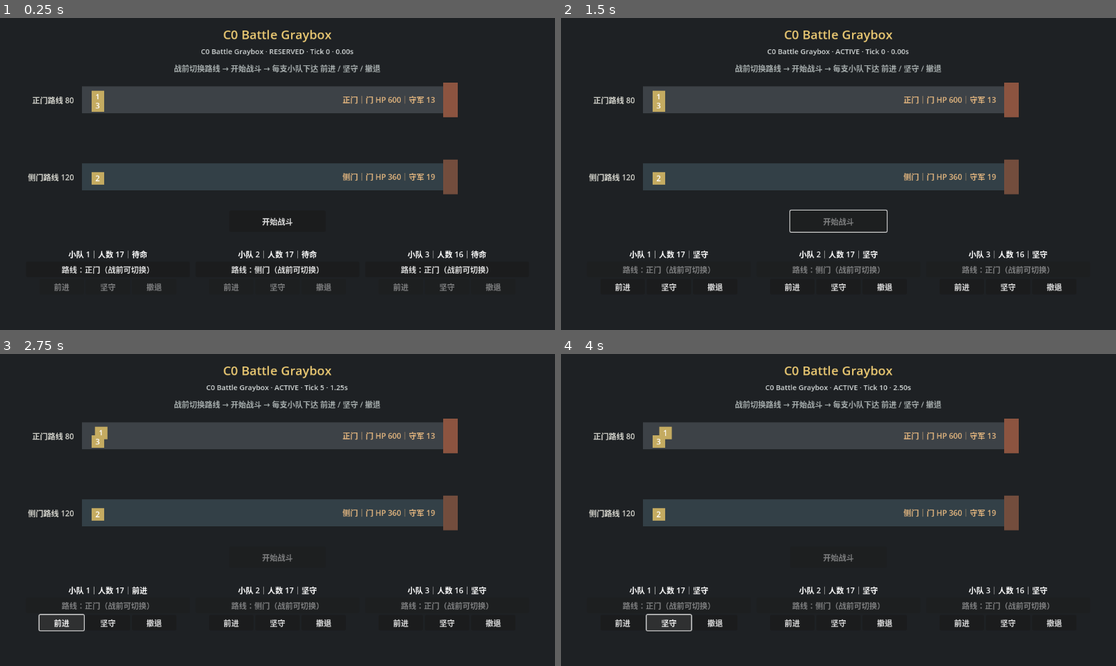
Above: before the commit, frames 1-4 (two rows, left to right).
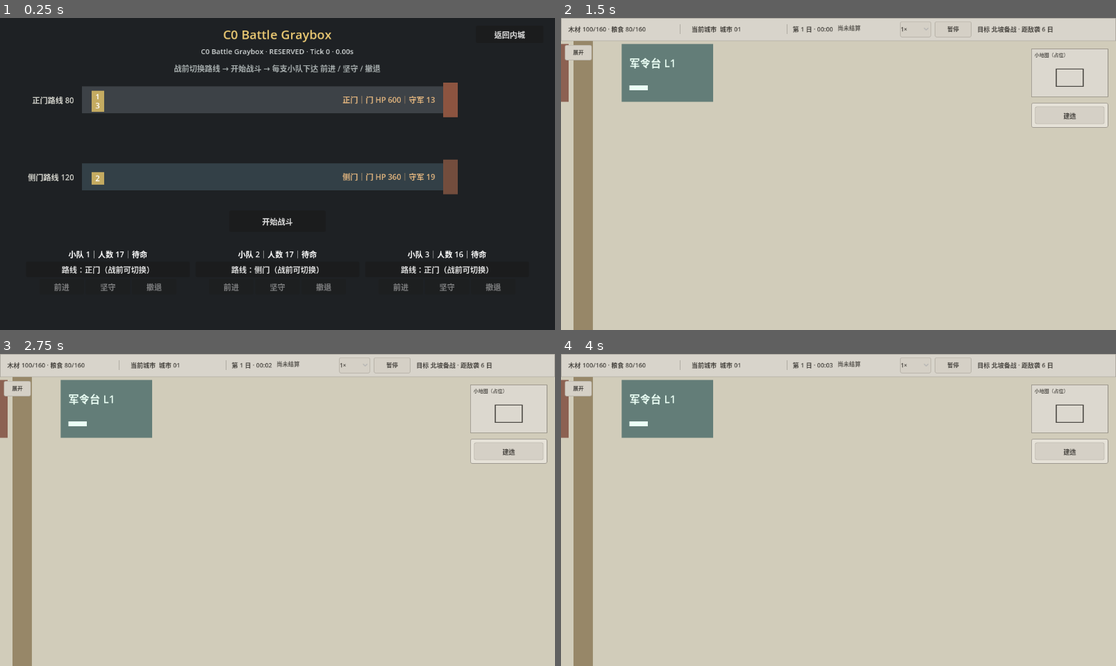
Above: after the commit, the same moments.

Repository: dodabojcuk-sys/Peace-Under-Heaven
Game: Godot game, scene res://scenes/c0_battle_graybox.tscn
Two runs of this game, one before a commit and one after it. Both use one fixed random seed, a clock stepped at 60 frames per second and the inputs below. This scene is started directly instead of the project's main scene.
Inputs (mouse positions are in pixels of both pictures, inside the frame that each line leads up to):
- Up to frame 1 (0.25 s): no input
- Up to frame 2 (1.5 s): click (1071, 33) at 0.5 s, where only the run after the commit has a clickable "返回内城"; click (838, 220) at 1.25 s, where only the run before the commit has a clickable "开始战斗"
- Up to frame 3 (2.75 s): click (61, 622) at 2 s, where only the run before the commit has a clickable "前进"
- Up to frame 4 (4 s): click (916, 366) at 2.75 s, where only the run after the commit has a clickable "1×"; click (666, 622) at 3.5 s, where only the run before the commit has a clickable "坚守"

The runs differ from the first frame. In frame 1, 0.1% of the frame differs, in the area x 89-95%, y 4-7%; in frame 2, 100%; in frame 3, 100%; in frame 4, 100%, in the area x 0-100%, y 0-100%.

Commit message:
fix: add safe battle exit and city return

Diff:
--- a/scenes/c0_battle_graybox.tscn
+++ b/scenes/c0_battle_graybox.tscn
@@ -30,6 +30,13 @@
 theme_override_font_sizes/font_size = 26
 text = "C0 Battle Graybox"
 horizontal_alignment = 1
+
+[node name="ExitButton" type="Button" parent="UI/RootPanel"]
+offset_left = 988.0
+offset_top = 16.0
+offset_right = 1128.0
+offset_bottom = 52.0
+text = "返回内城"
 
 [node name="StatusLabel" type="Label" parent="UI/RootPanel"]
 offset_left = 24.0
@@ -135,6 +142,54 @@
 theme_override_constants/separation = 12
 alignment = 1
 
+[node name="ExitInputBlocker" type="ColorRect" parent="UI/RootPanel"]
+visible = false
+layout_mode = 0
+offset_right = 1152.0
+offset_bottom = 648.0
+mouse_filter = 0
+color = Color(0.02, 0.025, 0.03, 0.68)
+
+[node name="ExitConfirmation" type="Panel" parent="UI/RootPanel"]
+visible = false
+offset_left = 376.0
+offset_top = 206.0
+offset_right = 776.0
+offset_bottom = 422.0
+mouse_filter = 0
+
+[node name="Title" type="Label" parent="UI/RootPanel/ExitConfirmation"]
+offset_left = 20.0
+offset_top = 20.0
+offset_right = 380.0
+offset_bottom = 52.0
+theme_override_font_sizes/font_size = 20
+text = "退出战斗？"
+horizontal_alignment = 1
+
+[node name="Message" type="Label" parent="UI/RootPanel/ExitConfirmation"]
+offset_left = 24.0
+offset_top = 62.0
+offset_right = 376.0
+offset_bottom = 132.0
+text = "确认退出将按全军撤退结算。\n撤退途中仍可能产生伤亡。"
+horizontal_alignment = 1
+vertical_alignment = 1
+
+[node name="CancelButton" type="Button" parent="UI/RootPanel/ExitConfirmation"]
+offset_left = 48.0
+offset_top = 152.0
+offset_right = 188.0
+offset_bottom = 196.0
+text = "取消"
+
+[node name="ConfirmButton" type="Button" parent="UI/RootPanel/ExitConfirmation"]
+offset_left = 212.0
+offset_top = 152.0
+offset_right = 352.0
+offset_bottom = 196.0
+text = "确认撤退"
+
 [node name="ResultInputBlocker" type="ColorRect" parent="UI/RootPanel"]
 visible = false
 layout_mode = 0
@@ -175,4 +230,4 @@
 offset_top = 210.0
 offset_right = 328.0
 offset_bottom = 254.0
-text = "返回城市"
+text = "返回内城"
--- a/scripts/combat/c0_battle_graybox.gd
+++ b/scripts/combat/c0_battle_graybox.gd
@@ -3,6 +3,7 @@
 
 
 signal formal_return_completed(summary: Dictionary)
+signal formal_entry_cancelled
 
 const CITY_SCENE: PackedScene = preload("res://scenes/blank_map.tscn")
 const DEBUG_PLAYER_COUNT := 50
@@ -20,10 +21,23 @@
 	$UI/RootPanel/SideLane/StateLabel
 )
 @onready var start_button: Button = $UI/RootPanel/StartButton
+@onready var exit_button: Button = $UI/RootPanel/ExitButton
 @onready var squad_controls: HBoxContainer = (
 	$UI/RootPanel/SquadControls
 )
 @onready var marker_layer: Control = $UI/RootPanel/MarkerLayer
+@onready var exit_input_blocker: ColorRect = (
+	$UI/RootPanel/ExitInputBlocker
+)
+@onready var exit_confirmation: Panel = (
+	$UI/RootPanel/ExitConfirmation
+)
+@onready var exit_cancel_button: Button = (
+	$UI/RootPanel/ExitConfirmation/CancelButton
+)
+@onready var exit_confirm_button: Button = (
+	$UI/RootPanel/ExitConfirmation/ConfirmButton
+)
 @onready var result_input_blocker: ColorRect = (
 	$UI/RootPanel/ResultInputBlocker
 )
@@ -48,11 +62,17 @@
 var _squad_ui: Dictionary = {}
 var _squad_markers: Dictionary = {}
 var _confirmed_summary: Dictionary = {}
+var _exit_in_progress := false
+var _return_requested := false
+var _resume_timer_after_exit_cancel := false
 
 
 func _ready() -> void:
 	tick_timer.timeout.connect(_on_tick_timeout)
 	start_button.pressed.connect(start_battle)
+	exit_button.pressed.connect(request_exit_or_return)
+	exit_cancel_button.pressed.connect(cancel_exit_confirmation)
+	exit_confirm_button.pressed.connect(confirm_exit_as_retreat)
 	confirm_button.pressed.connect(confirm_pending_result)
 	return_button.pressed.connect(request_return_to_city)
 	if formal_city_mode:
@@ -64,6 +84,28 @@
 	_refresh_battle_ui()
 
 
+func _unhandled_input(event: InputEvent) -> void:
+	if (
+		event is not InputEventKey
+		or not event.pressed
+		or event.echo
+		or event.keycode != KEY_ESCAPE
+	):
+		return
+	if exit_confirmation.visible:
+		cancel_exit_confirmation()
+		get_viewport().set_input_as_handled()
+		return
+	if request_exit_or_return():
+		get_viewport().set_input_as_handled()
+		return
+	if (
+		request != null
+		and request.phase == BattleRequest.PHASE_RESULT_PENDING
+	):
+		get_viewport().set_input_as_handled()
+
+
 func configure_formal_city(
 	city_scene_value: Node2D,
 	city_controller_value: Node,
@@ -89,6 +131,98 @@
 		_set_command_buttons_disabled(int(squad_id), false)
 	tick_timer.start()
 	_refresh_battle_ui()
+	return true
+
+
+func request_exit_or_return() -> bool:
+	if _exit_in_progress or request == null:
+		return false
+	if request.phase == BattleRequest.PHASE_RESERVED:
+		return _return_before_battle()
+	if request.phase == BattleRequest.PHASE_ACTIVE:
+		return open_exit_confirmation()
+	if request.phase == BattleRequest.PHASE_APPLIED:
+		return request_return_to_city() != null
+	return false
+
+
+func open_exit_confirmation() -> bool:
+	if (
+		_exit_in_progress
+		or request == null
+		or request.phase != BattleRequest.PHASE_ACTIVE
+		or exit_confirmation.visible
+	):
+		return false
+	_resume_timer_after_exit_cancel = not tick_timer.is_stopped()
+	tick_timer.stop()
+	exit_input_blocker.visible = true
+	exit_confirmation.visible = true
+	_refresh_exit_ui()
+	return true
+
+
+func cancel_exit_confirmation() -> bool:
+	if not exit_confirmation.visible or _exit_in_progress:
+		return false
+	exit_confirmation.visible = false
+	exit_input_blocker.visible = false
+	if (
+		_resume_timer_after_exit_cancel
+		and request != null
+		and request.phase == BattleRequest.PHASE_ACTIVE
+	):
+		tick_timer.start()
+	_resume_timer_after_exit_cancel = false
+	_refresh_exit_ui()
+	return true
+
+
+func confirm_exit_as_retreat() -> bool:
+	if (
+		_exit_in_progress
+		or not exit_confirmation.visible
+		or request == null
+		or request.phase != BattleRequest.PHASE_ACTIVE
+		or coordinator.active_session == null
+	):
+		return false
+	_exit_in_progress = true
+	_resume_timer_after_exit_cancel = false
+	tick_timer.stop()
+	exit_confirm_button.disabled = true
+	exit_cancel_button.disabled = true
+	exit_confirmation.visible = false
+	exit_input_blocker.visible = true
+
+	var battle_result := coordinator.advance_battle_tick()
+	if battle_result == null:
+		for squad in coordinator.active_session.squads:
+			if int(squad.total_hp) <= 0 or bool(squad.exited):
+				continue
+			if coordinator.issue_order(
+				int(squad.squad_id),
+				BattleOrder.Command.RETREAT
+			) == null:
+				_fail_exit_as_retreat(
+					"全军撤退命令未能进入确定性命令队列"
+				)
+				return false
+		for _tick in range(BattleSession.MAX_BATTLE_TICKS + 2):
+			battle_result = coordinator.advance_battle_tick()
+			if battle_result != null:
+				break
+	if battle_result == null:
+		_fail_exit_as_retreat("全军撤退未生成正式战果")
+		return false
+
+	_show_pending_result(battle_result)
+	if confirm_pending_result().is_empty():
+		_fail_exit_as_retreat("全军撤退战果未能原子写回城市")
+		return false
+	if request_return_to_city() == null:
+		_fail_exit_as_retreat("全军撤退战果已写回，但返回契约创建失败")
+		return false
 	return true
 
 
@@ -145,6 +279,7 @@
 	)
 	return_button.visible = true
 	return_button.disabled = false
+	_refresh_exit_ui()
 	return summary
 
 
@@ -152,6 +287,11 @@
 	var return_to_city := coordinator.request_return_to_city()
 	if return_to_city == null:
 		return null
+	if _return_requested:
+		return return_to_city
+	_exit_in_progress = true
+	_return_requested = true
+	exit_button.disabled = true
 	return_button.disabled = true
 	call_deferred("_complete_return_after_input_guard")
 	return return_to_city
@@ -170,6 +310,25 @@
 	return true
 
 
+func _return_before_battle() -> bool:
+	if not coordinator.cancel_request():
+		return false
+	_exit_in_progress = true
+	exit_button.disabled = true
+	start_button.disabled = true
+	call_deferred("_complete_prebattle_return_after_input_guard")
+	return true
+
+
+func _complete_prebattle_return_after_input_guard() -> void:
+	await get_tree().process_frame
+	$UI/RootPanel.visible = false
+	_restore_city_presentation()
+	if formal_city_mode:
+		formal_entry_cancelled.emit()
+		queue_free()
+
+
 func abort_formal_entry() -> void:
 	if not formal_city_mode:
 		return
@@ -195,6 +354,16 @@
 	):
 		await get_tree().process_frame
 	complete_return_for_test(Engine.get_process_frames())
+
+
+func _fail_exit_as_retreat(message: String) -> void:
+	push_error(message)
+	_exit_in_progress = false
+	exit_input_blocker.visible = false
+	exit_confirmation.visible = false
+	exit_confirm_button.disabled = false
+	exit_cancel_button.disabled = false
+	_refresh_exit_ui()
 
 
 func _create_city_fixture() -> void:
@@ -373,6 +542,7 @@
 func _refresh_battle_ui() -> void:
 	if request == null:
 		status_label.text = "C0 Battle Graybox · 请求创建失败"
+		_refresh_exit_ui()
 		return
 	var tick := (
 		coordinator.active_session.current_tick
@@ -418,6 +588,30 @@
 			route_name
 		)
 		_update_marker(squad_id, state)
+	_refresh_exit_ui()
+
+
+func _refresh_exit_ui() -> void:
+	if request == null:
+		exit_button.text = "返回内城"
+		exit_button.disabled = true
+		return
+	if request.phase == BattleRequest.PHASE_RESERVED:
+		exit_button.text = "返回内城"
+	elif request.phase == BattleRequest.PHASE_ACTIVE:
+		exit_button.text = "退出战斗"
+	elif request.phase == BattleRequest.PHASE_RESULT_PENDING:
+		exit_button.text = "请先确认战果"
+	elif request.phase == BattleRequest.PHASE_APPLIED:
+		exit_button.text = "返回内城"
+	else:
+		exit_button.text = "正在返回"
+	exit_button.disabled = (
+		_exit_in_progress
+		or exit_confirmation.visible
+		or request.phase == BattleRequest.PHASE_RESULT_PENDING
+		or request.phase == BattleRequest.PHASE_CANCELLED
+	)
 
 
 func _get_display_route_state(route_id: StringName) -> Dictionary:
@@ -476,6 +670,8 @@
 
 
 func _show_pending_result(battle_result: BattleResult) -> void:
+	exit_confirmation.visible = false
+	exit_input_blocker.visible = false
 	result_input_blocker.visible = true
 	result_panel.visible = true
 	confirm_button.visible = true
@@ -493,6 +689,7 @@
 	)
 	for squad_id in _squad_ui:
 		_set_command_buttons_disabled(int(squad_id), true)
+	_refresh_exit_ui()
 
 
 func _set_command_buttons_disabled(squad_id: int, disabled: bool) -> void:
--- a/scripts/construction_controller.gd
+++ b/scripts/construction_controller.gd
@@ -730,6 +730,7 @@
 		get_first_war_committed_count()
 	)
 	battle.formal_return_completed.connect(_on_first_war_returned)
+	battle.formal_entry_cancelled.connect(_on_first_war_entry_cancelled)
 	first_war_state = FirstWarState.IN_BATTLE
 	_formal_battle_scene = battle
 	get_tree().root.add_child(battle)
@@ -849,6 +850,17 @@
 	else:
 		first_war_state = FirstWarState.IN_BATTLE
 	first_war_result.visible = true
+	_refresh_city_ui()
+	city_state_changed.emit()
+
+
+func _on_first_war_entry_cancelled() -> void:
+	_formal_battle_scene = null
+	if (
+		first_war_state == FirstWarState.IN_BATTLE
+		and _active_battle_reservation.is_empty()
+	):
+		first_war_state = FirstWarState.PENDING
 	_refresh_city_ui()
 	city_state_changed.emit()
 
--- a/tests/run_c0c_graybox_scene_smoke.gd
+++ b/tests/run_c0c_graybox_scene_smoke.gd
@@ -29,8 +29,9 @@
 	)
 	_check(
 		not scene.has_method("_input")
+			and scene.has_method("_unhandled_input")
 			and scene.city_scene.has_method("_input"),
-		"灰盒不创建第二个原始 _input 所有者"
+		"灰盒仅用 _unhandled_input 接收 Esc，不创建第二个原始 _input 所有者"
 	)
 	_check(
 		not scene.city_scene.visible
--- /dev/null
+++ b/tests/run_c0f_battle_exit_return_smoke.gd
@@ -0,0 +1,314 @@
+extends SceneTree
+
+
+const CITY_SCENE: PackedScene = preload("res://scenes/blank_map.tscn")
+
+var failures: Array[String] = []
+
+
+func _initialize() -> void:
+	call_deferred("_run")
+
+
+func _run() -> void:
+	root.size = Vector2i(1152, 648)
+	await _check_prebattle_button_return()
+	await _check_prebattle_escape_return()
+	await _check_active_exit_cancel()
+	await _check_active_exit_confirm()
+	await _check_result_pending_escape_and_postbattle_return()
+	_check_window_quit_is_not_intercepted()
+	_finish()
+
+
+func _check_prebattle_button_return() -> void:
+	var setup := await _make_pending_city(30)
+	var scene: Node2D = setup.scene
+	var city: Node = setup.city
+	var before: Dictionary = city.get_city_state()
+	_check(city.enter_first_war_battle(), "战前返回测试进入正式 C0")
+	var battle := city.get_formal_battle_scene() as C0BattleGraybox
+	_check(
+		battle != null
+			and battle.exit_button.visible
+			and battle.exit_button.text == "返回内城",
+		"RESERVED 阶段始终显示返回内城"
+	)
+	if battle == null:
+		scene.queue_free()
+		await process_frame
+		return
+	_check(battle.request_exit_or_return(), "战前按钮启动无战果返回")
+	_check(not battle.request_exit_or_return(), "战前返回具备防重入保护")
+	await process_frame
+	await process_frame
+	_check(
+		scene.visible
+			and scene.process_mode == Node.PROCESS_MODE_INHERIT
+			and city.get_formal_battle_scene() == null
+			and city.get_first_war_state_id() == &"PENDING",
+		"战前按钮返回同一内城并恢复首战待处理状态"
+	)
+	var after: Dictionary = city.get_city_state()
+	_check(
+		int(after.infantry_count) == int(before.infantry_count)
+			and Dictionary(after.active_battle_reservation).is_empty()
+			and after.last_battle_result_summary
+				== before.last_battle_result_summary,
+		"战前返回释放预留且不写战果或损失"
+	)
+	scene.queue_free()
+	await process_frame
+
+
+func _check_prebattle_escape_return() -> void:
+	var setup := await _make_pending_city(30)
+	var scene: Node2D = setup.scene
+	var city: Node = setup.city
+	var before: Dictionary = city.get_city_state()
+	_check(city.enter_first_war_battle(), "战前 Esc 测试进入正式 C0")
+	var battle := city.get_formal_battle_scene() as C0BattleGraybox
+	if battle == null:
+		_check(false, "战前 Esc 测试取得正式 C0")
+		scene.queue_free()
+		await process_frame
+		return
+	battle._unhandled_input(_escape_event())
+	await process_frame
+	await process_frame
+	var after: Dictionary = city.get_city_state()
+	_check(
+		city.get_formal_battle_scene() == null
+			and city.get_first_war_state_id() == &"PENDING"
+			and int(after.infantry_count) == int(before.infantry_count)
+			and Dictionary(after.active_battle_reservation).is_empty(),
+		"战前 Esc 与按钮一致：零战果返回并释放预留"
+	)
+	scene.queue_free()
+	await process_frame
+
+
+func _check_active_exit_cancel() -> void:
+	var setup := await _make_pending_city(30)
+	var scene: Node2D = setup.scene
+	var city: Node = setup.city
+	_check(city.enter_first_war_battle(), "战中取消测试进入正式 C0")
+	var battle := city.get_formal_battle_scene() as C0BattleGraybox
+	if battle == null:
+		_check(false, "战中取消测试取得正式 C0")
+		scene.queue_free()
+		await process_frame
+		return
+	_check(battle.start_battle(), "战中取消测试启动 BattleSession")
+	var digest_before: String = (
+		battle.coordinator.active_session.get_state_digest()
+	)
+	battle._unhandled_input(_escape_event())
+	_check(
+		battle.exit_confirmation.visible
+			and battle.exit_input_blocker.visible
+			and battle.tick_timer.is_stopped(),
+		"战中 Esc 只打开单个确认框并冻结战斗输入与 tick"
+	)
+	_check(
+		battle.get_node("UI/RootPanel").find_children(
+			"ExitConfirmation",
+			"Panel",
+			true,
+			false
+		).size() == 1,
+		"连续退出请求不会创建第二个确认框节点"
+	)
+	_check(
+		not battle.open_exit_confirmation(),
+		"确认框打开时拒绝重复退出请求"
+	)
+	_check(battle.cancel_exit_confirmation(), "取消退出关闭确认框")
+	_check(
+		not battle.exit_confirmation.visible
+			and not battle.exit_input_blocker.visible
+			and not battle.tick_timer.is_stopped()
+			and battle.coordinator.active_session.get_state_digest()
+				== digest_before,
+		"取消退出恢复原战斗且未改变权威状态"
+	)
+	battle.tick_timer.stop()
+	battle._unhandled_input(_escape_event())
+	battle._unhandled_input(_escape_event())
+	_check(
+		not battle.exit_confirmation.visible,
+		"连续 Esc 不叠加确认框，第二次按键等同取消"
+	)
+	battle.open_exit_confirmation()
+	battle.confirm_exit_as_retreat()
+	await process_frame
+	await process_frame
+	scene.queue_free()
+	await process_frame
+
+
+func _check_active_exit_confirm() -> void:
+	var setup := await _make_pending_city(30)
+	var scene: Node2D = setup.scene
+	var city: Node = setup.city
+	var before: Dictionary = city.get_city_state()
+	_check(city.enter_first_war_battle(), "全军撤退测试进入正式 C0")
+	var battle := city.get_formal_battle_scene() as C0BattleGraybox
+	if battle == null:
+		_check(false, "全军撤退测试取得正式 C0")
+		scene.queue_free()
+		await process_frame
+		return
+	_check(battle.start_battle(), "全军撤退测试启动 BattleSession")
+	battle.tick_timer.stop()
+	_check(battle.open_exit_confirmation(), "战中退出先显示后果确认")
+	_check(
+		battle.confirm_exit_as_retreat(),
+		"确认退出通过确定性全军撤退生成并应用正式战果"
+	)
+	var after_apply: Dictionary = city.get_city_state()
+	_check(
+		StringName(after_apply.last_battle_result_summary.outcome) == &"RETREAT"
+			and int(after_apply.infantry_count)
+				== int(before.infantry_count)
+					- int(
+						after_apply.last_battle_result_summary.casualty_count
+					)
+			and Dictionary(after_apply.active_battle_reservation).is_empty(),
+		"战中退出写回一次撤退伤亡并清理兵力事务"
+	)
+	_check(
+		not battle.confirm_exit_as_retreat(),
+		"双击确认被退出防重入保护拒绝"
+	)
+	await process_frame
+	await process_frame
+	_check(
+		city.get_formal_battle_scene() == null
+			and scene.visible
+			and scene.process_mode == Node.PROCESS_MODE_INHERIT
+			and scene.get_node("Camera2D").enabled
+			and city.get_first_war_state_id() == &"IN_BATTLE",
+		"全军撤退返回同一内城并恢复输入、镜头和战后摘要门禁"
+	)
+	var after_return: Dictionary = city.get_city_state()
+	_check(
+		after_return == after_apply,
+		"场景返回不会再次应用撤退战果"
+	)
+	scene.queue_free()
+	await process_frame
+
+
+func _check_result_pending_escape_and_postbattle_return() -> void:
+	var setup := await _make_pending_city(50)
+	var scene: Node2D = setup.scene
+	var city: Node = setup.city
+	_check(city.enter_first_war_battle(), "战后返回测试进入正式 C0")
+	var battle := city.get_formal_battle_scene() as C0BattleGraybox
+	if battle == null:
+		_check(false, "战后返回测试取得正式 C0")
+		scene.queue_free()
+		await process_frame
+		return
+	for squad in battle.request.committed_force.squads:
+		battle.set_squad_route(
+			int(squad.squad_id),
+			CommittedForceSnapshot.SIDE_ROUTE
+		)
+	_check(battle.start_battle(), "战后返回测试启动 BattleSession")
+	battle.tick_timer.stop()
+	for squad in battle.coordinator.active_session.squads:
+		battle.issue_squad_order(
+			int(squad.squad_id),
+			BattleOrder.Command.ADVANCE
+		)
+	var result: BattleResult = battle.step_battle_for_test(
+		BattleSession.MAX_BATTLE_TICKS
+	)
+	_check(result != null, "战后返回测试生成真实战果")
+	if result == null:
+		battle.abort_formal_entry()
+		scene.queue_free()
+		await process_frame
+		return
+	var before_escape: Dictionary = city.get_city_state()
+	battle._unhandled_input(_escape_event())
+	_check(
+		battle.request.phase == BattleRequest.PHASE_RESULT_PENDING
+			and battle.result_panel.visible
+			and city.get_city_state() == before_escape,
+		"RESULT_PENDING 的 Esc 不绕过战果确认或提前写回"
+	)
+	var summary: Dictionary = battle.confirm_pending_result()
+	_check(
+		not summary.is_empty()
+			and battle.exit_button.text == "返回内城"
+			and not battle.exit_button.disabled,
+		"战果确认后全局主操作变为返回内城"
+	)
+	var after_apply: Dictionary = city.get_city_state()
+	_check(battle.request_exit_or_return(), "战后全局入口返回内城")
+	_check(
+		not battle.request_exit_or_return(),
+		"重复战后返回请求被防重入保护拒绝"
+	)
+	await process_frame
+	await process_frame
+	_check(
+		city.get_formal_battle_scene() == null
+			and city.get_city_state() == after_apply,
+		"战后返回恢复城市且不重复写回战果"
+	)
+	scene.queue_free()
+	await process_frame
+
+
+func _check_window_quit_is_not_intercepted() -> void:
+	_check(
+		auto_accept_quit,
+		"SceneTree 保持 auto_accept_quit，操作系统关闭窗口未被战斗页吞掉"
+	)
+
+
+func _make_pending_city(player_count: int) -> Dictionary:
+	var scene := CITY_SCENE.instantiate() as Node2D
+	root.add_child(scene)
+	await process_frame
+	await process_frame
+	var city: Node = scene.get_node("ConstructionController")
+	city.set_process(false)
+	city.advance_city_time_for_test(city.SECONDS_PER_DAY * 6.0)
+	city.infantry_count = player_count
+	city.food = 80
+	city._refresh_city_ui()
+	return {
+		"scene": scene,
+		"city": city,
+	}
+
+
+func _escape_event() -> InputEventKey:
+	var event := InputEventKey.new()
+	event.keycode = KEY_ESCAPE
+	event.pressed = true
+	return event
+
+
+func _check(condition: bool, description: String) -> void:
+	if condition:
+		print("PASS: %s" % description)
+	else:
+		failures.append(description)
+		push_error("FAIL: %s" % description)
+
+
+func _finish() -> void:
+	if failures.is_empty():
+		print("C0F_BATTLE_EXIT_RETURN_SMOKE PASS")
+		quit(0)
+	else:
+		print("C0F_BATTLE_EXIT_RETURN_SMOKE FAIL (%d)" % failures.size())
+		for failure in failures:
+			print(" - %s" % failure)
+		quit(1)
Not shown, added: tests/run_c0f_battle_exit_return_smoke.gd.uid
Not shown, changed: CURRENT_STATE.md
